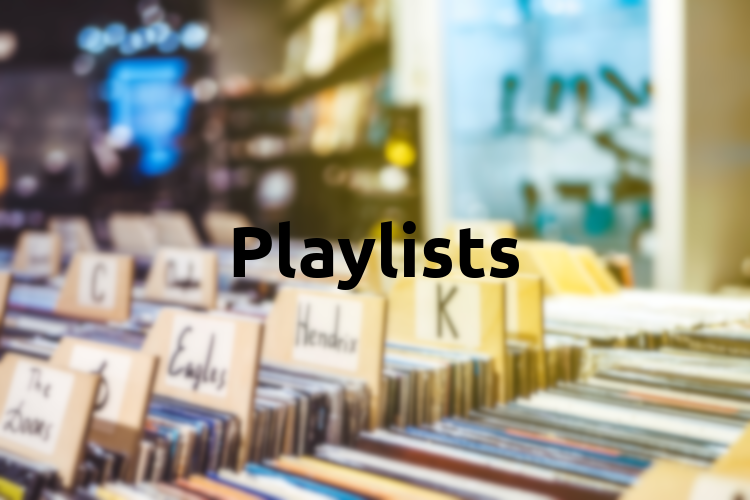
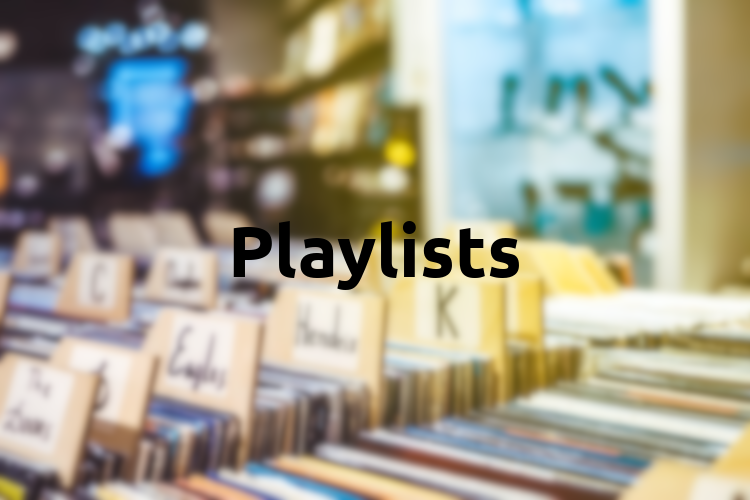
The second w=750, h=500 image is a revision of the first. Changes to its layers:
renamed "Playlists.jpg cópia" to "playlists_background.jpg", painted on it over <box>0,0,750,500</box>
